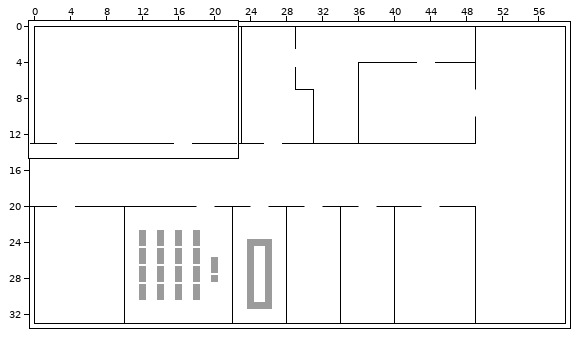
Level history. Tiled map: code/assets/map/ETH_Polysnack.tmx. The first picture is a wide view before the edit; the outline marks the close-up.
Close-up. Before the edit:
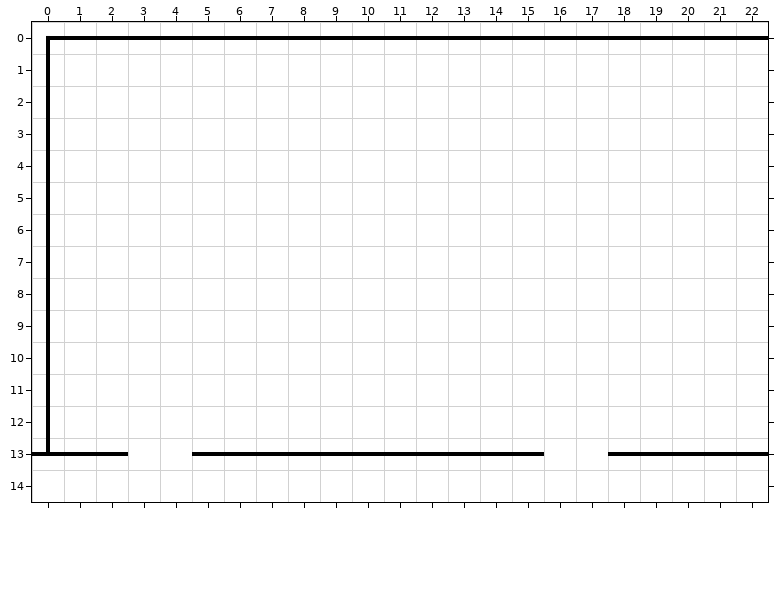
Cells are 32x32 px. Shown: x 0..22, y 0..14. The commit also changed other parts of the map, which this record leaves out.
Now the later version:
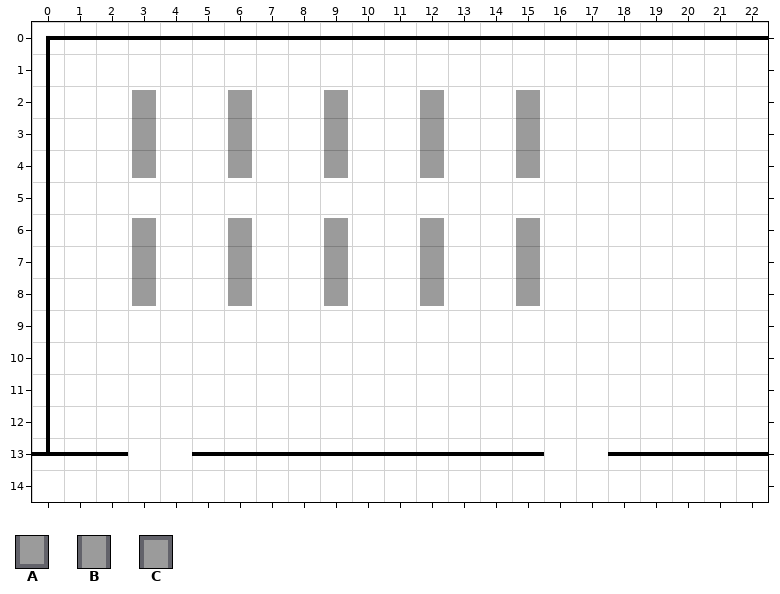
Key: from "minimal-tileset": A 22, B 23, C 31.
_ is an empty cell.
The edit:
Layer "tables":
There is now tile A in row 4 at x 3, 6, 9, 12 and 15; in row 8 at x 3, 6, 9, 12 and 15.
There is now tile B in row 3 at x 3, 6, 9, 12 and 15; in row 7 at x 3, 6, 9, 12 and 15.
There is now tile C in row 2 at x 3, 6, 9, 12 and 15; in row 6 at x 3, 6, 9, 12 and 15.
